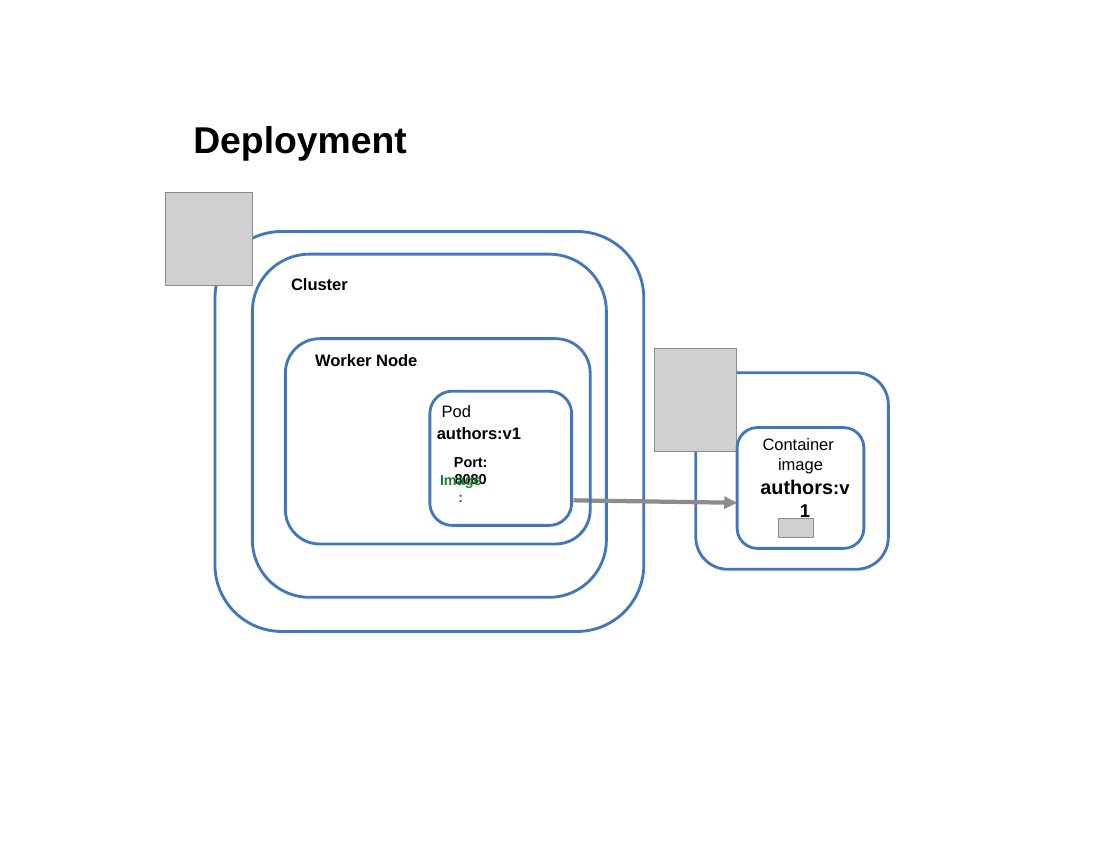
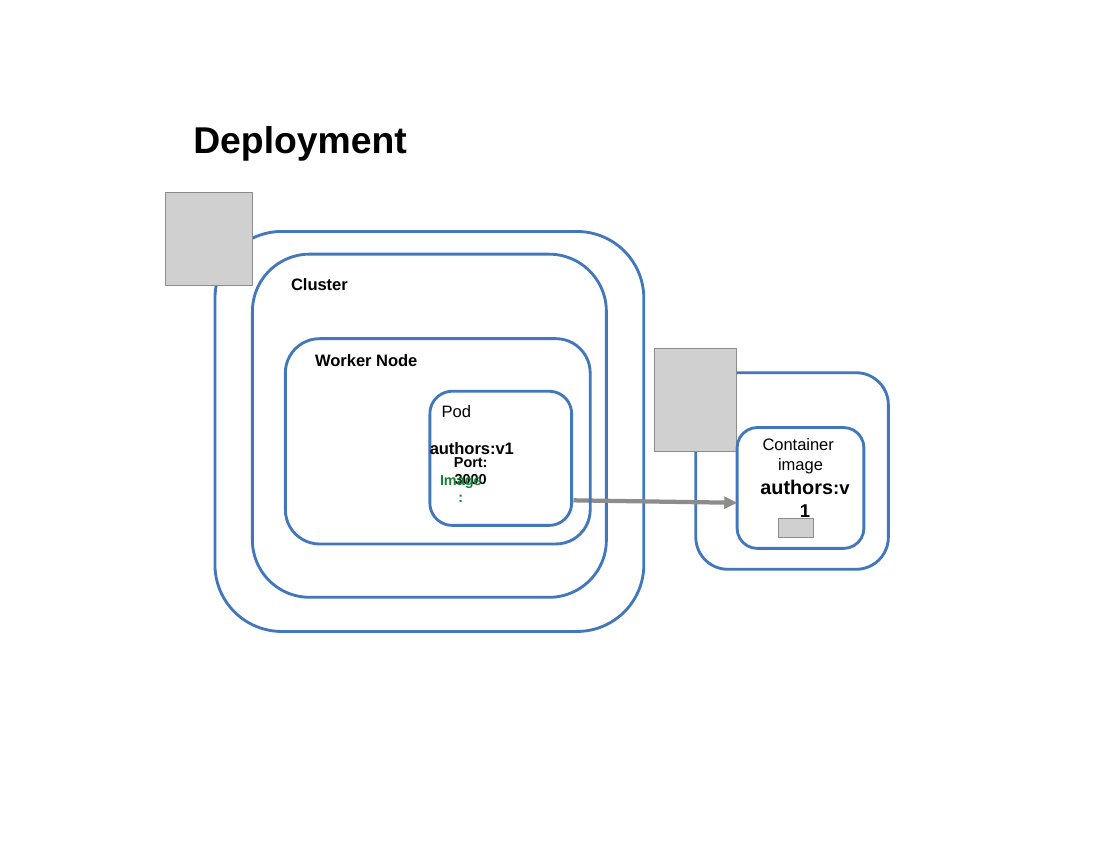
Before and after one commit to thomassuedbroecker/cloud-native-starter, a slide deck: slide 33 of workshop-fullsample/images/architecture.pptx. Drawn at 1120x865 pixels with LibreOffice and Linux fonts; fonts in the diff are those of the drawing; grey boxes stand for pictures; background and template pictures are left out. Boxes give left, top, right and bottom in pixels: in the first picture for what was removed or moved away, otherwise in the second. Text is boxed around its words. In the diff, an @@ line names an element or a change of style, - is before the commit and + after.

```diff
--- a/workshop-fullsample/images/architecture.pptx
+++ b/workshop-fullsample/images/architecture.pptx
@@ text "authors:v1" rewrapped from (437,427,521,439) to (430,440,514,457) @@
@@ text at (454,457,488,488): text changed @@
-Port: 8080
+Port: 3000
```
Also in this commit, not shown: 1 other slide changed, 3 other files.
